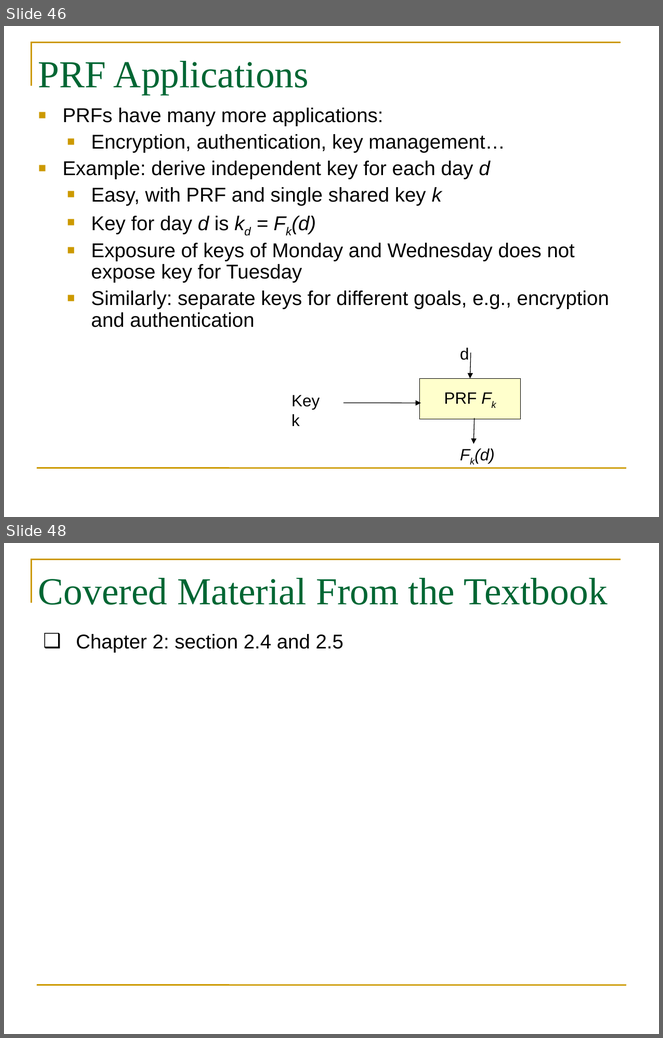
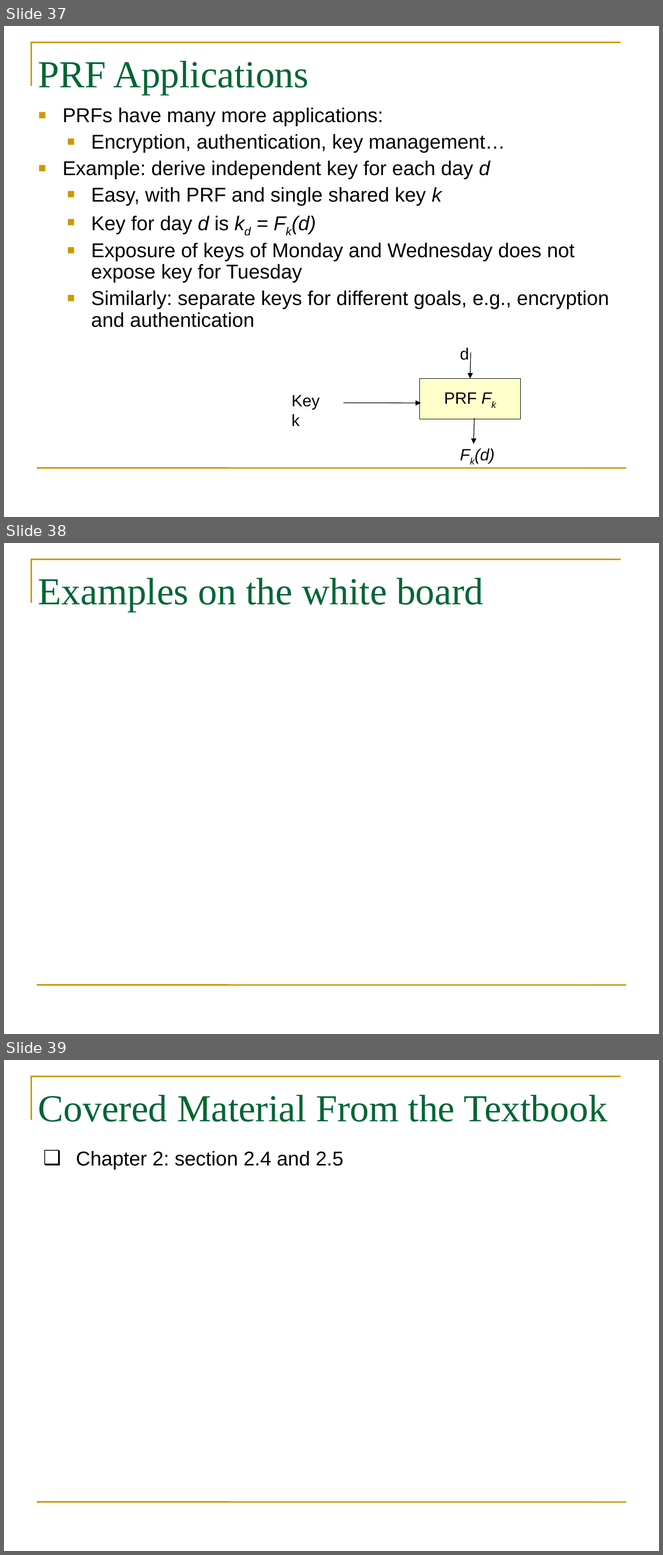
Before and after one commit to GhadaAlmashaqbeh/GhadaAlmashaqbeh.github.io, a slide deck: courses/cse3400-s2023/lecture3.pptx. Shown one above the other, each under a label of ours: slides 46 and 48 before the commit, slides 37, 38 and 39 after it; the slides between them are not shown. The pictures are 663x1038 and 663x1555 pixels, drawn with LibreOffice and Linux fonts; fonts in the diff are those of the drawing. Boxes give left, top, right and bottom in pixels: in the first picture for what was removed or moved away, otherwise in the second. Text is boxed around its words. In the diff, an @@ line names an element or a change of style, - is before the commit and + after.

```diff
--- a/courses/cse3400-s2023/lecture3.pptx
+++ b/courses/cse3400-s2023/lecture3.pptx
@@ slide 38 added at (4,543,659,1034), background #FFFFFF; not listed: 2 template elements that a slide beside it also shows @@
@@ title added at (38,578,483,612), 42 pt, text #006633 @@
+Examples on the white board
@@ what was slide 46 is now slide 37 @@
@@ what was slide 48 is now slide 39 @@
```
Also in this commit, not shown: 1 slide changed, 10 slides removed, 5 other files.
